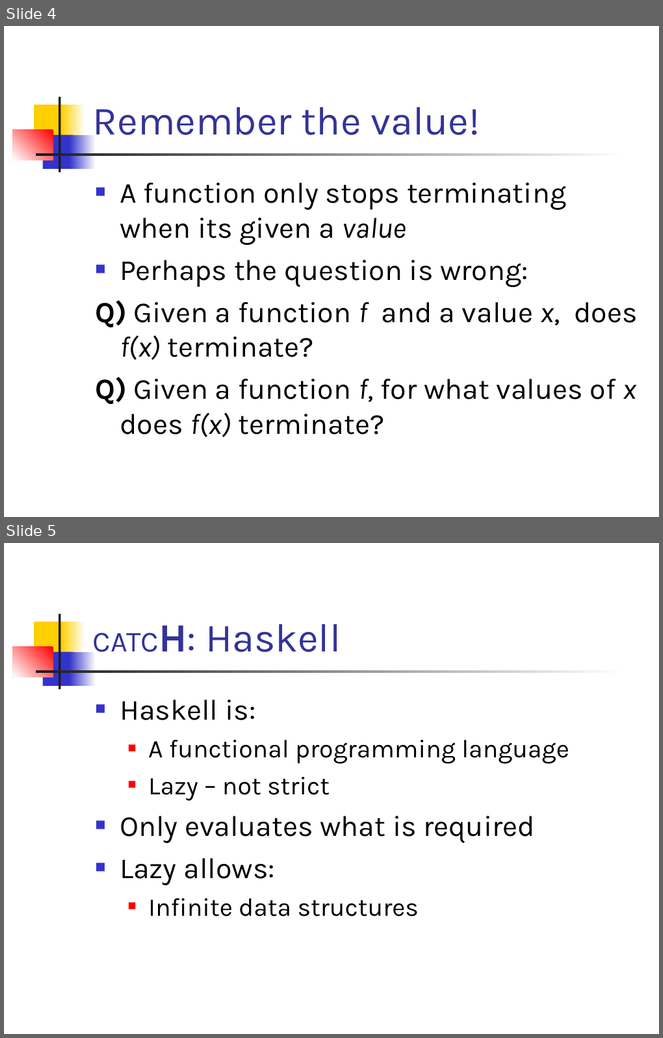
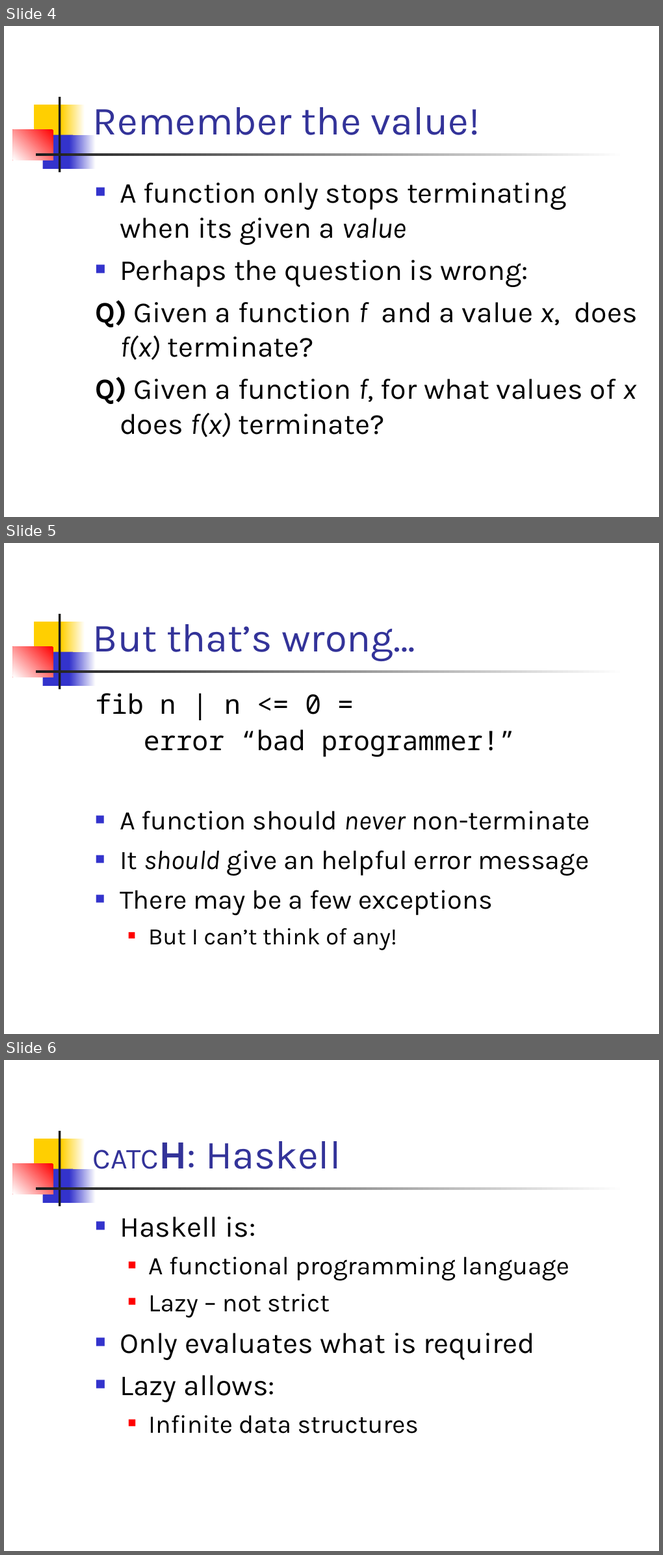
Before and after one commit to ndmitchell/catch, a slide deck: academic/plasma-presentation-termination/catch.ppt. Shown one above the other, each under a label of ours: slides 4 and 5 before the commit, slides 4, 5 and 6 after it. The pictures are 663x1038 and 663x1555 pixels, drawn with LibreOffice and Linux fonts; fonts in the diff are those of the drawing. Boxes give left, top, right and bottom in pixels: in the first picture for what was removed or moved away, otherwise in the second. Text is boxed around its words. In the diff, an @@ line names an element or a change of style, - is before the commit and + after.

```diff
--- a/academic/plasma-presentation-termination/catch.ppt
+++ b/academic/plasma-presentation-termination/catch.ppt
@@ slide 5 added at box(4, 543, 659, 1034), background #FFFFFF; not listed: 7 template elements that a slide beside it also shows @@
@@ title added at box(93, 624, 415, 661), 44 pt, text #333399 @@
+But that’s wrong…
@@ text added at box(95, 693, 591, 951), 29.6 pt, text #000000 @@
+fib n | n <= 0 =
+error “bad programmer!”
+■ A function should never non-terminate
+■ It should give an helpful error message
+■ There may be a few exceptions
+  ■ But I can’t think of any!
@@ what was slide 5 is now slide 6 @@
```
Also in this commit, not shown: 4 other slides added.
